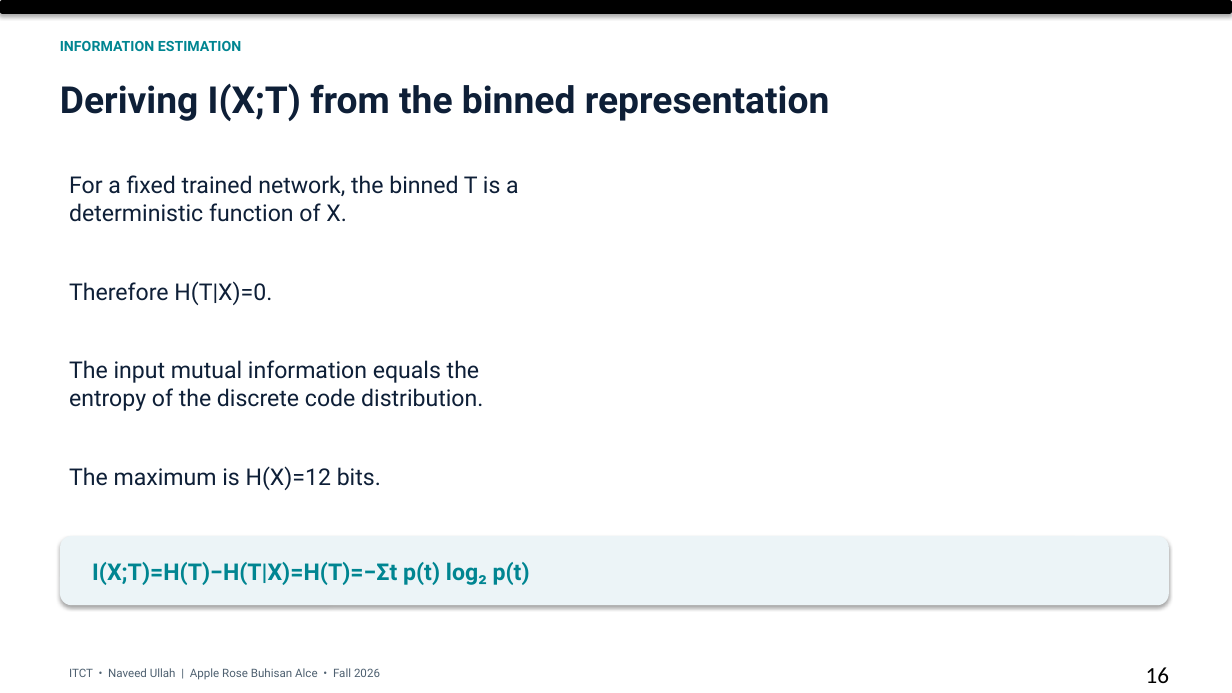
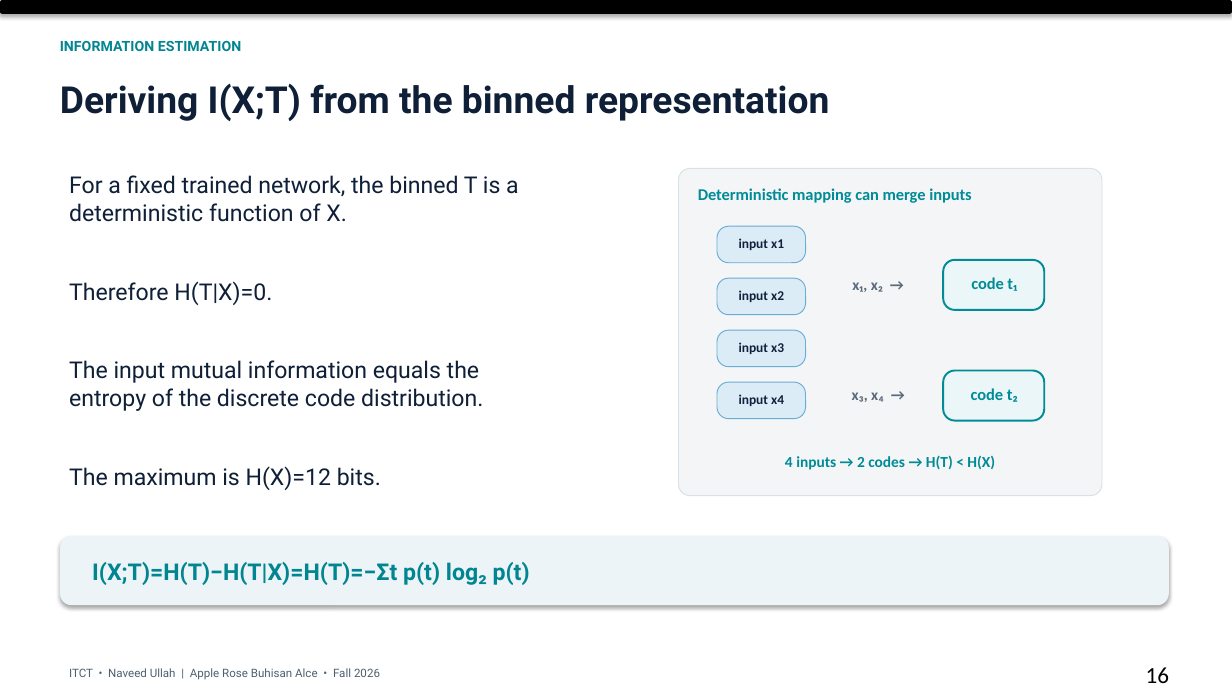
Before and after one commit to arba318/information-plane-lab, a slide deck: slide 16 of dist/artifacts/ITCT_Final_Presentation.pptx. Drawn at 1232x693 pixels with LibreOffice and Linux fonts; fonts in the diff are those of the drawing. Boxes give left, top, right and bottom in pixels: in the first picture for what was removed or moved away, otherwise in the second. Text is boxed around its words. In the diff, an @@ line names an element or a change of style, - is before the commit and + after.

```diff
--- a/dist/artifacts/ITCT_Final_Presentation.pptx
+++ b/dist/artifacts/ITCT_Final_Presentation.pptx
@@ rounded rectangle added at [678, 168, 1102, 495], fill #F3F5F6, outline #D8E1E6 0.75 pt @@
@@ text added at [698, 188, 972, 203], 12.8 pt, text #008B96, bold @@
+Deterministic mapping can merge inputs
@@ rounded rectangle added at [717, 226, 806, 263], fill #DCECF6, outline #6AAED6 0.75 pt @@
@@ text added at [739, 238, 784, 250], 10.5 pt, text #10223E, bold @@
+input x1
@@ rounded rectangle added at [944, 260, 1044, 310], fill #EAF6F8, outline #008B96 1.5 pt @@
@@ rounded rectangle added at [717, 278, 806, 315], fill #DCECF6, outline #6AAED6 0.75 pt @@
@@ text added at [739, 290, 784, 302], 10.5 pt, text #10223E, bold @@
+input x2
@@ text added at [852, 282, 883, 292], 12 pt, text #59697B, bold @@
+x₁, x₂ →
@@ text added at [971, 277, 1017, 291], 12.8 pt, text #008B96, bold @@
+code t₁
@@ rounded rectangle added at [717, 330, 806, 367], fill #DCECF6, outline #6AAED6 0.75 pt @@
@@ text added at [739, 342, 784, 354], 10.5 pt, text #10223E, bold @@
+input x3
@@ rounded rectangle added at [717, 383, 806, 420], fill #DCECF6, outline #6AAED6 0.75 pt @@
@@ rounded rectangle added at [944, 371, 1044, 421], fill #EAF6F8, outline #008B96 1.5 pt @@
@@ text added at [971, 388, 1018, 402], 12.8 pt, text #008B96, bold @@
+code t₂
@@ text added at [739, 394, 784, 406], 10.5 pt, text #10223E, bold @@
+input x4
@@ text added at [852, 392, 884, 402], 12 pt, text #59697B, bold @@
+x₃, x₄ →
@@ text added at [785, 455, 995, 470], 12 pt, text #008B96, bold @@
+4 inputs → 2 codes → H(T) < H(X)
```
Also in this commit, not shown: 11 other slides changed, 1 other file.
